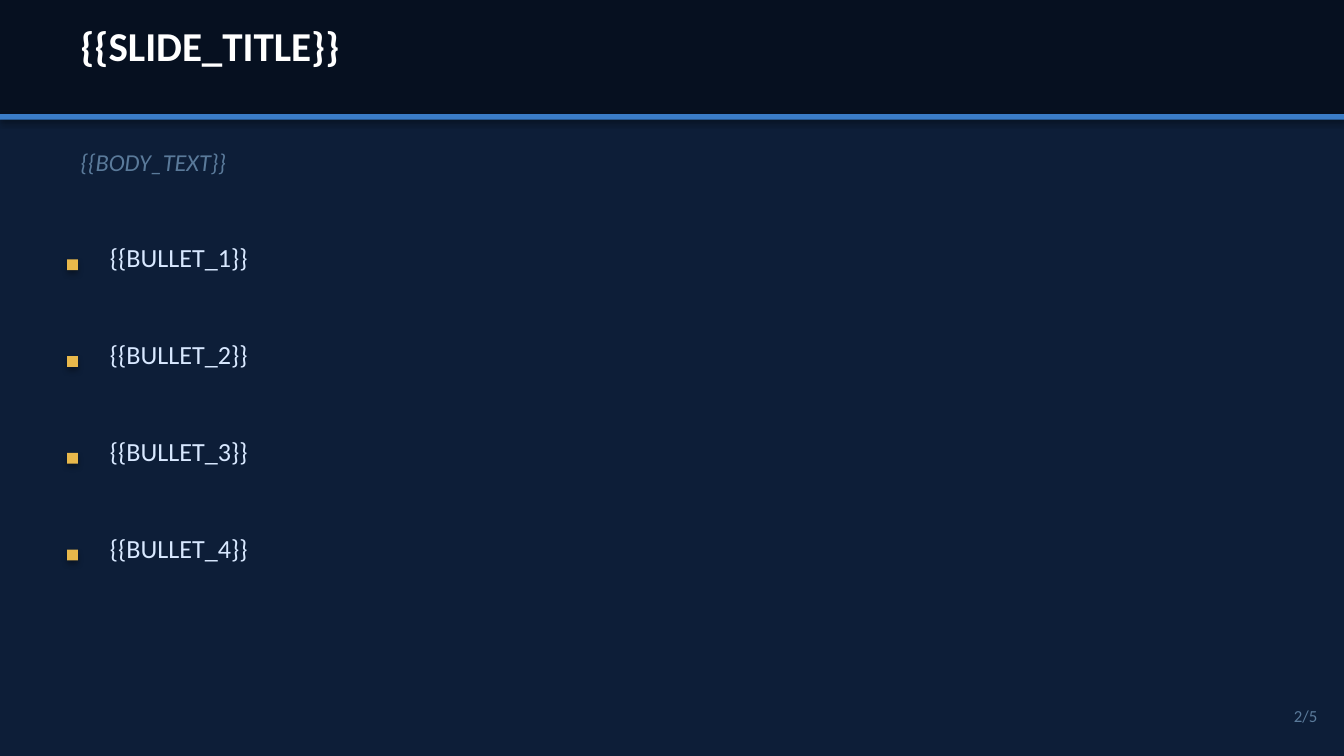
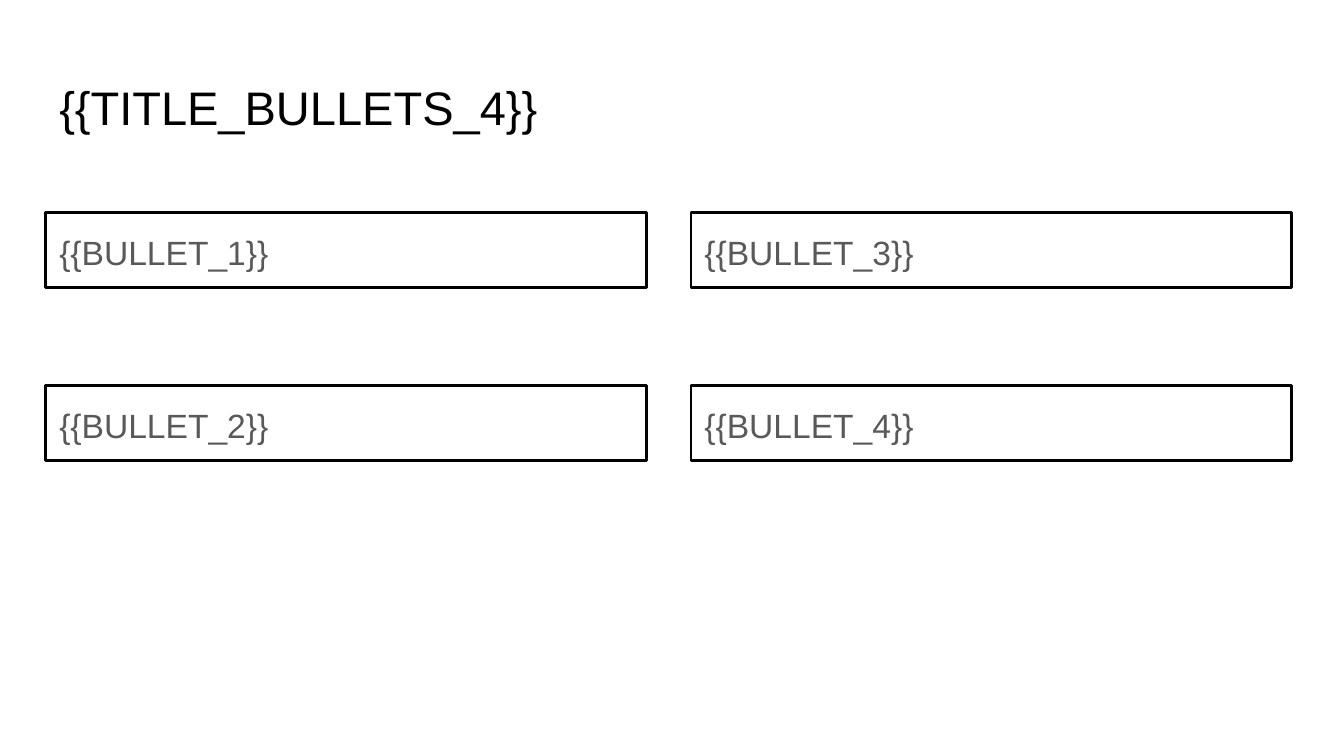
Before and after one commit to andreidiakov/Hack_Axenix_AI_presentation, a slide deck: slide 3 of test.pptx (slide 2 before the commit). Drawn at 1344x756 pixels with LibreOffice and Linux fonts; fonts in the diff are those of the drawing. Boxes give left, top, right and bottom in pixels: in the first picture for what was removed or moved away, otherwise in the second. Text is boxed around its words. In the diff, an @@ line names an element or a change of style, - is before the commit and + after.

```diff
--- a/test.pptx
+++ b/test.pptx
@@ background #0D1E38 to #FFFFFF @@
@@ rectangle removed at box(0, 0, 1344, 114) @@
@@ text removed at box(80, 31, 339, 67) @@
-{{SLIDE_TITLE}}
@@ rectangle removed at box(0, 114, 1344, 120) @@
@@ title added at box(59, 91, 537, 134), 25.2 pt, text #000000 @@
+{{TITLE_BULLETS_4}}
@@ text removed at box(80, 153, 226, 174) @@
-{{BODY_TEXT}}
@@ text "{{BULLET_1}}": place and size @@
-text "{{BULLET_1}}" at box(110, 248, 248, 271)
+text "{{BULLET_1}}" at box(46, 212, 646, 288)
@@ text "{{BULLET_3}}": place and size @@
-text "{{BULLET_3}}" at box(110, 442, 248, 465)
+text "{{BULLET_3}}" at box(691, 212, 1292, 288)
@@ rectangle removed at box(67, 259, 78, 270) @@
@@ rectangle removed at box(67, 356, 78, 367) @@
@@ text "{{BULLET_2}}": place and size @@
-text "{{BULLET_2}}" at box(110, 345, 248, 368)
+text "{{BULLET_2}}" at box(46, 386, 646, 461)
@@ size 14 to 18 pt, font Calibri to Arial, text colour #D8E8FF to #595959; line spacing 1 to 1.15; more space between paragraphs; outline none to #000000 1.5 pt in 4 elements at box(46, 212, 646, 288), box(46, 386, 646, 461), box(691, 212, 1292, 288), box(691, 386, 1292, 461) @@
@@ text "{{BULLET_4}}": place and size @@
-text "{{BULLET_4}}" at box(110, 539, 248, 562)
+text "{{BULLET_4}}" at box(691, 386, 1292, 461)
@@ rectangle removed at box(67, 453, 78, 464) @@
@@ rectangle removed at box(67, 550, 78, 560) @@
@@ text removed at box(1294, 710, 1317, 723) @@
-2/5
```
Also in this commit, not shown: 1 other slide changed, 7 slides added, 3 slides removed, 8 other files.
